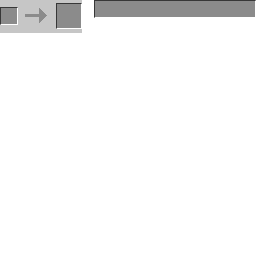
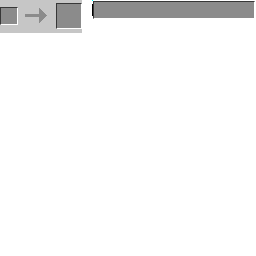
Two versions of the same layered image (256x256). Layer-by-layer changes:
painted on "output_list" over 92, 0, 256, 19
